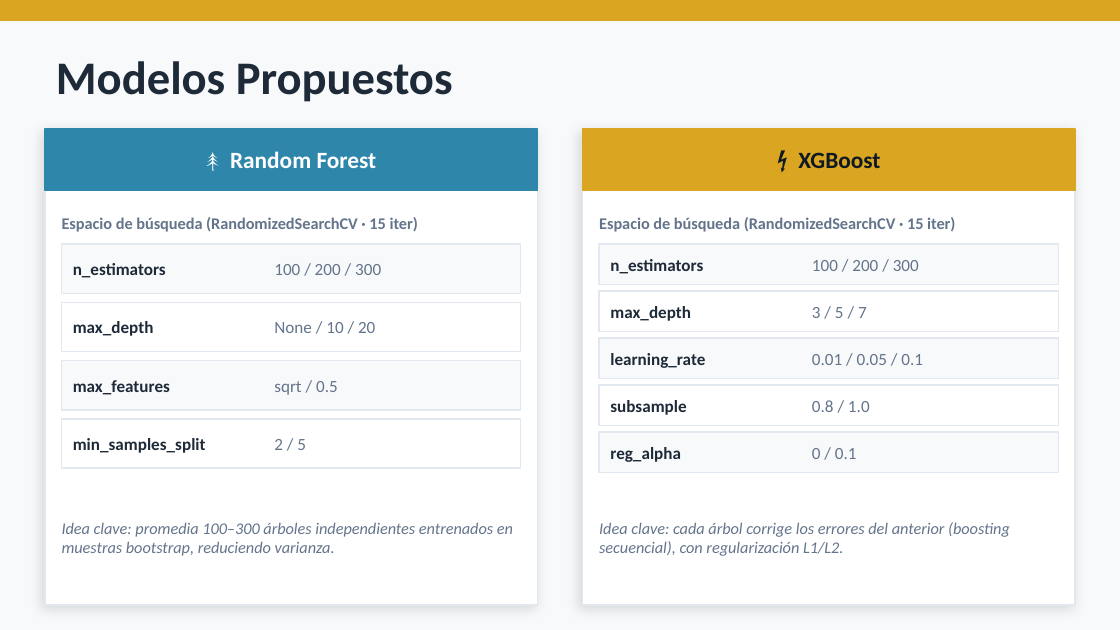
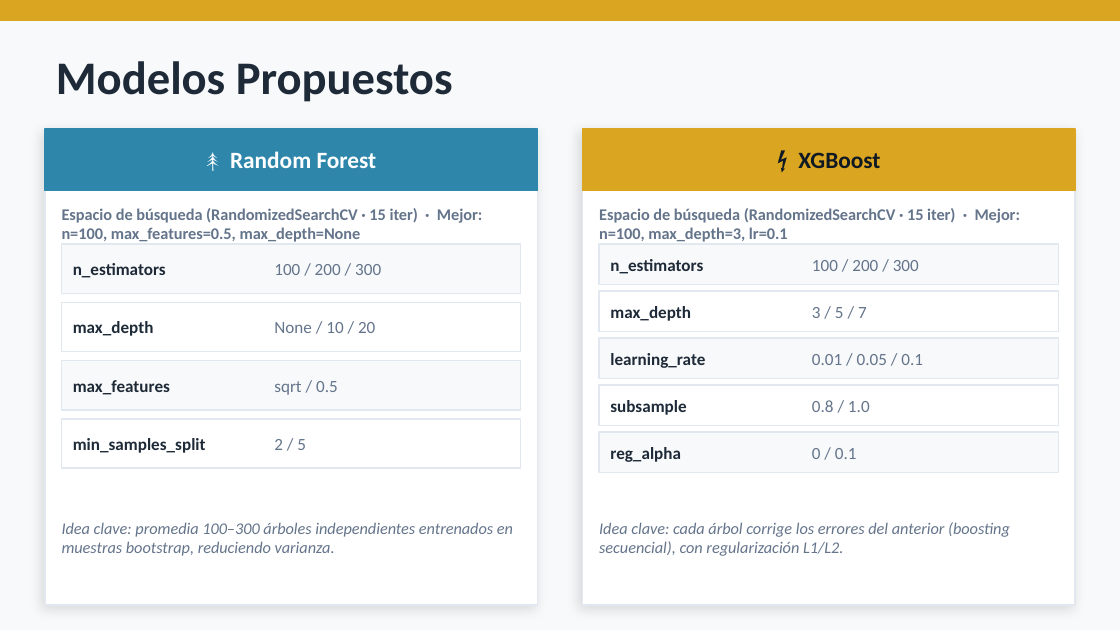
Before and after one commit to Jurgen012/Proyecto-3-Final-, a slide deck: slide 7 of proyecto_final_lab.pptx. Drawn at 1120x630 pixels with LibreOffice and Linux fonts; fonts in the diff are those of the drawing. Boxes give left, top, right and bottom in pixels: in the first picture for what was removed or moved away, otherwise in the second. Text is boxed around its words. In the diff, an @@ line names an element or a change of style, - is before the commit and + after.

```diff
--- a/proyecto_final_lab.pptx
+++ b/proyecto_final_lab.pptx
@@ text at (62,208,482,242): text changed @@
-Espacio de búsqueda (RandomizedSearchCV · 15 iter)
+Espacio de búsqueda (RandomizedSearchCV · 15 iter) · Mejor: n=100, max_features=0.5, max_depth=None
@@ text at (599,208,1020,242): text changed @@
-Espacio de búsqueda (RandomizedSearchCV · 15 iter)
+Espacio de búsqueda (RandomizedSearchCV · 15 iter) · Mejor: n=100, max_depth=3, lr=0.1
```
Also in this commit, not shown: 4 other slides changed.
